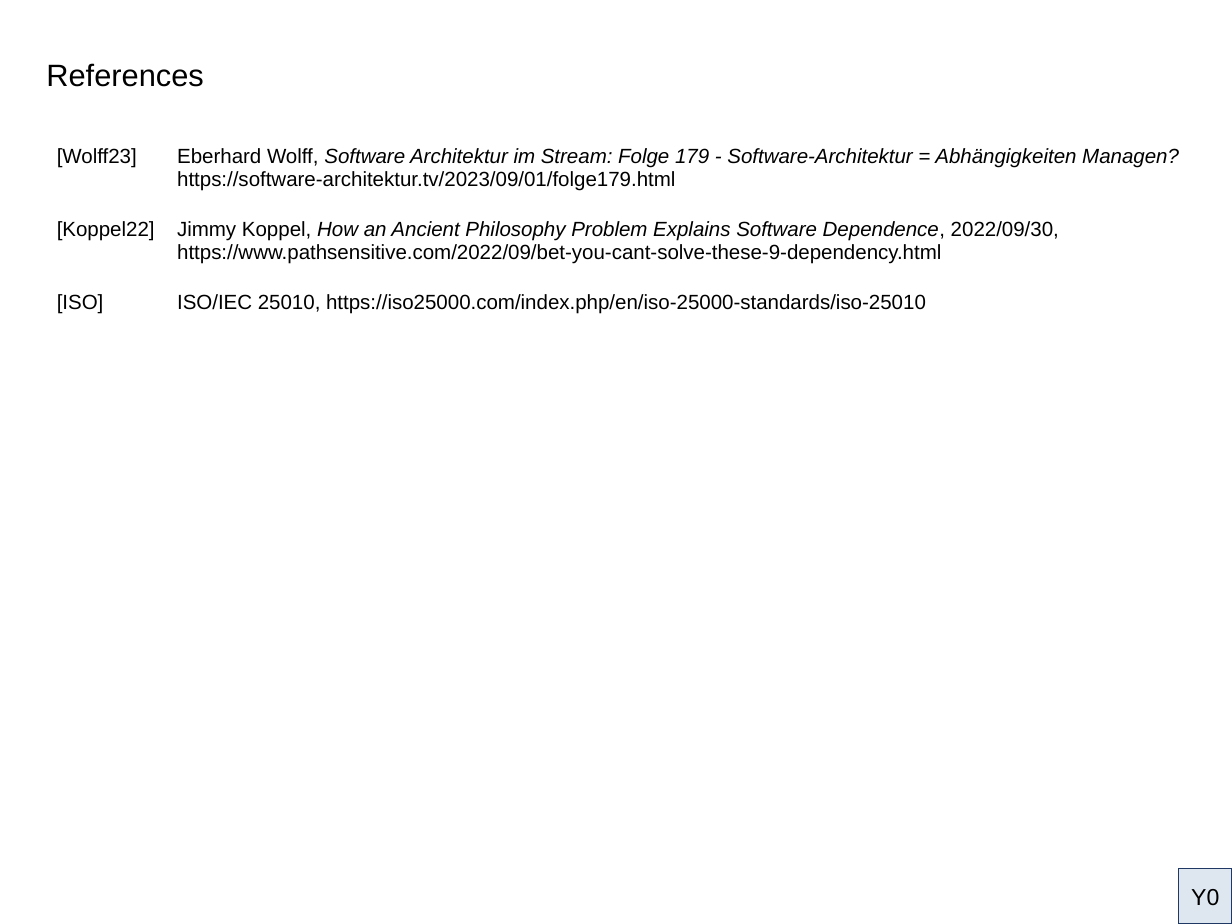
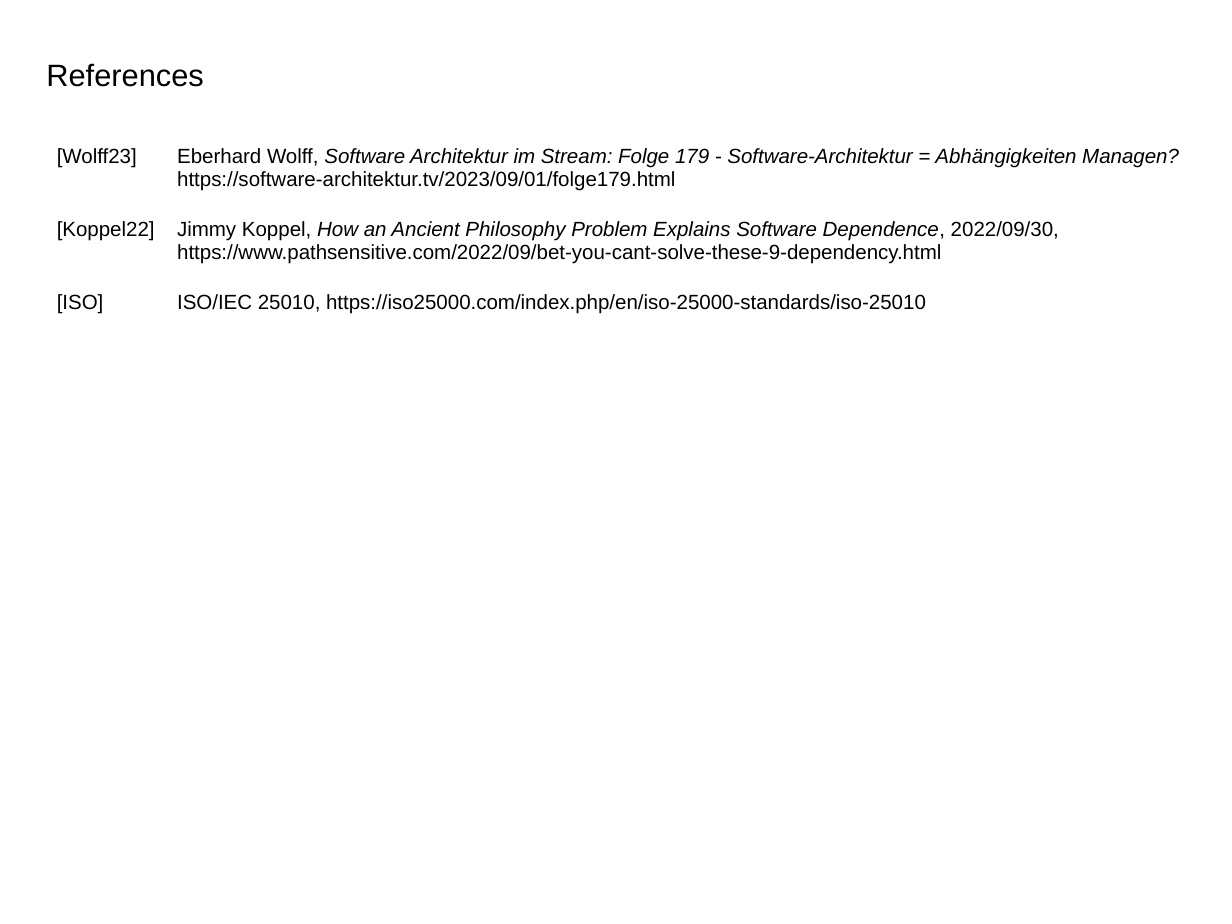
Before and after one commit to dirkengel/articles, a slide deck: slide 26 of ADependencyFlipBook.odp. Drawn at 1232x924 pixels with LibreOffice and Linux fonts; fonts in the diff are those of the drawing. Boxes give left, top, right and bottom in pixels: in the first picture for what was removed or moved away, otherwise in the second. Text is boxed around its words. In the diff, an @@ line names an element or a change of style, - is before the commit and + after.

```diff
--- a/ADependencyFlipBook.odp
+++ b/ADependencyFlipBook.odp
@@ rectangle removed at [1178,869,1232,924] @@
-Y0
```
Also in this commit, not shown: 4 other slides changed, 1 other file.
